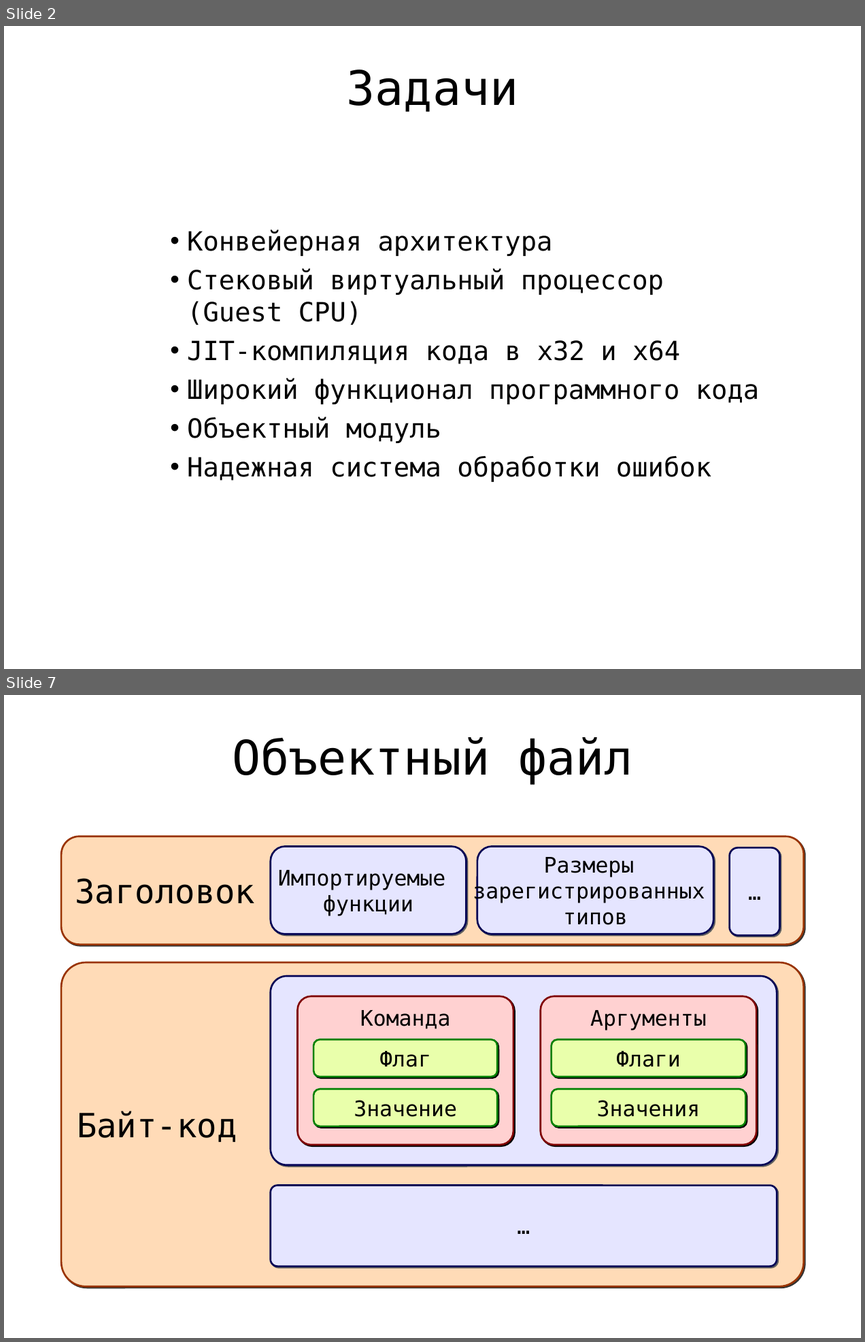
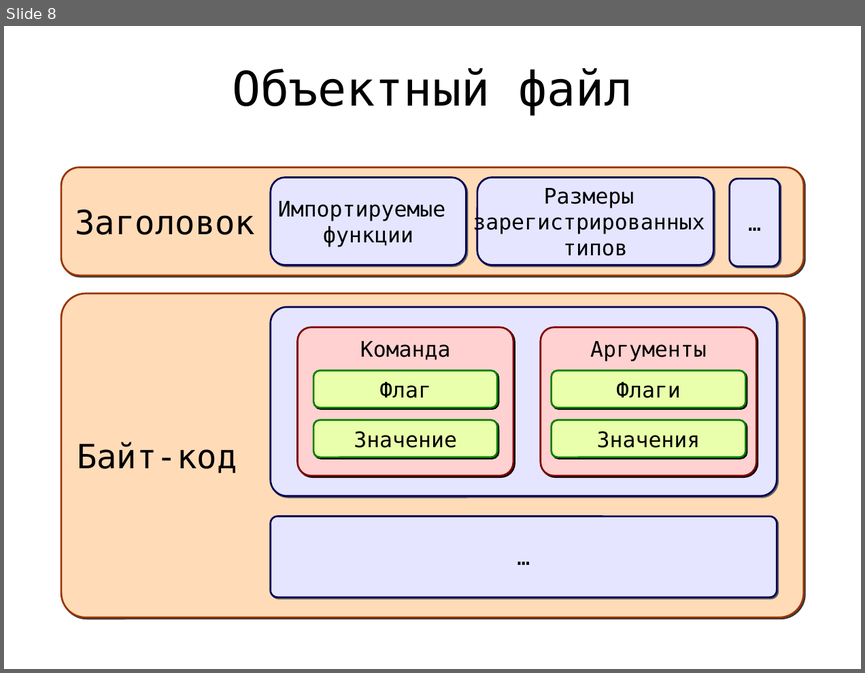
Before and after one commit to rafdp/ScriptCompiler, a slide deck: JIT.ppt. Shown one above the other, each under a label of ours: slides 2 and 7 before the commit, slide 8 after it; the slides between them are not shown. The pictures are 865x1342 and 865x673 pixels, drawn with LibreOffice and Linux fonts; fonts in the diff are those of the drawing. Boxes give left, top, right and bottom in pixels: in the first picture for what was removed or moved away, otherwise in the second. Text is boxed around its words. In the diff, an @@ line names an element or a change of style, - is before the commit and + after.

```diff
--- a/JIT.ppt
+++ b/JIT.ppt
@@ slide 2 removed at (4,26,861,669), background #FFFFFF @@
@@ title removed at (347,70,519,112) @@
-Задачи
@@ text removed at (187,229,759,482) @@
-• Конвейерная архитектура
-• Стековый виртуальный процессор
-  (Guest CPU)
-• JIT-компиляция кода в x32 и x64
-• Широкий функционал программного кода
-• Объектный модуль
-• Надежная система обработки ошибок
@@ what was slide 7 is now slide 8 @@
```
Also in this commit, not shown: 9 slides changed, 5 slides added, 2 other slides removed.
